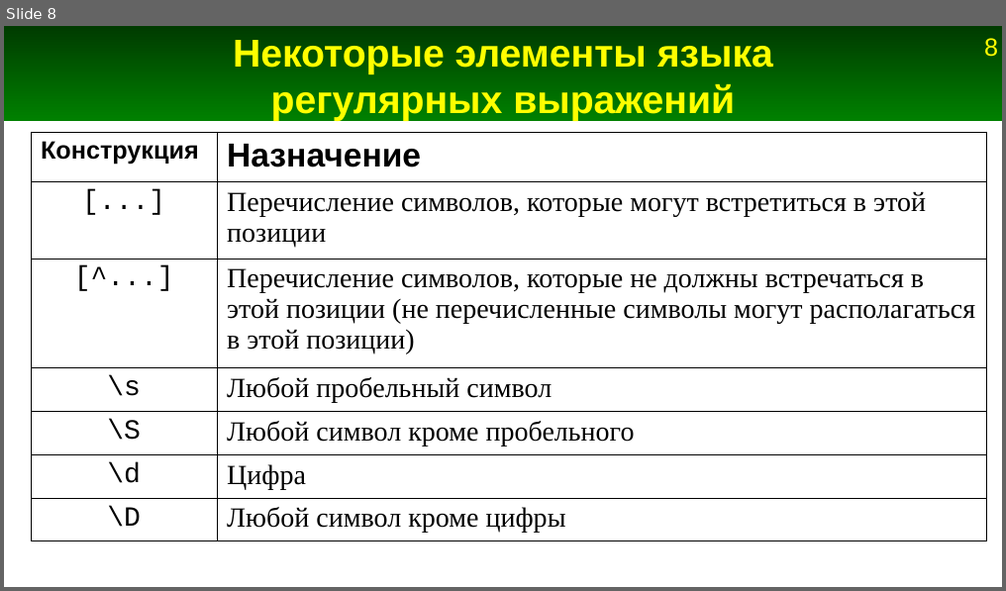
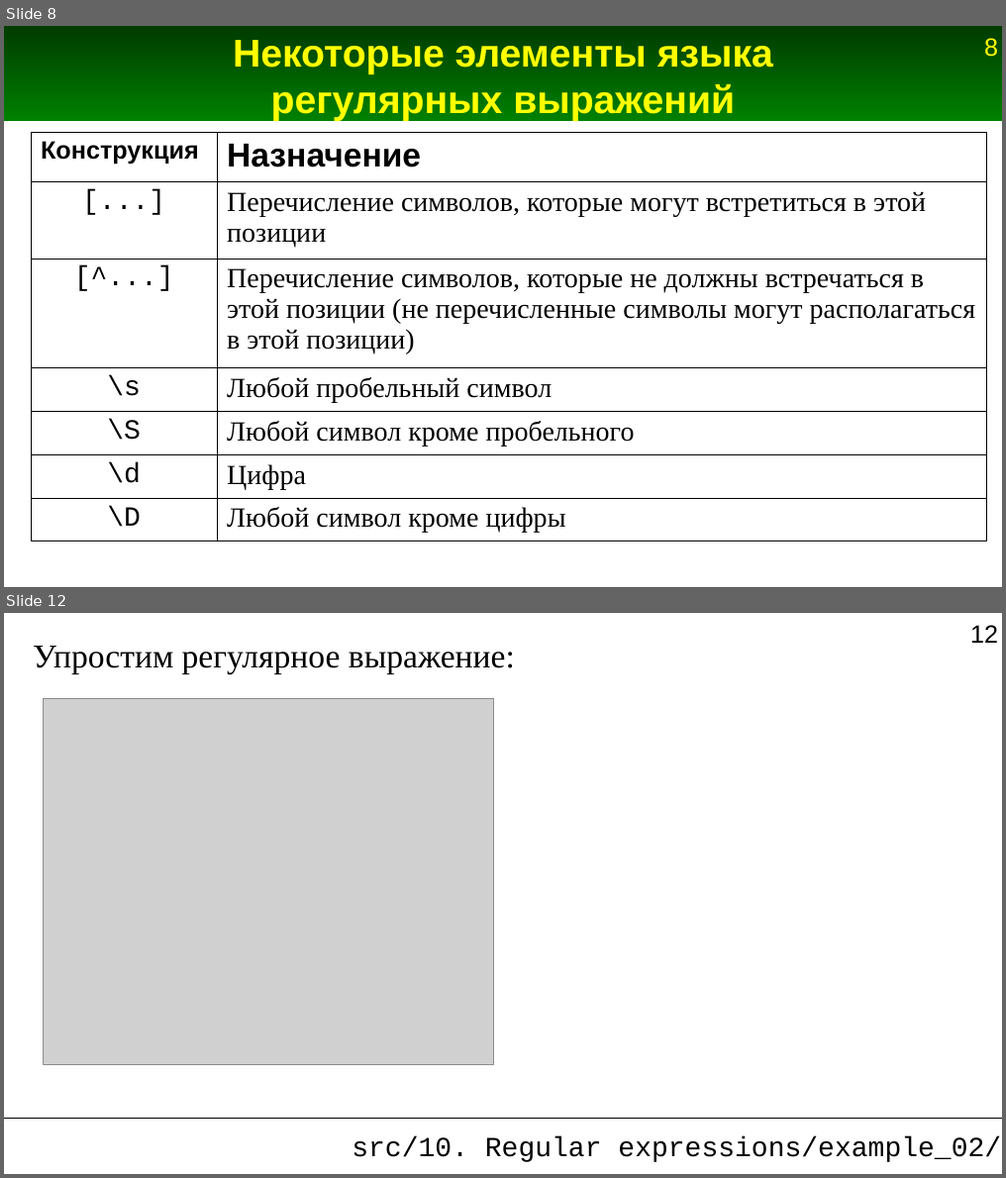
Before and after one commit to Jenyay/python-lectures, a slide deck: presentations/10. Regular expressions.odp. Shown one above the other, each under a label of ours: slide 8 before the commit, slides 8 and 12 after it; the slides between them are not shown. The pictures are 1006x591 and 1006x1178 pixels, drawn with LibreOffice and Linux fonts; fonts in the diff are those of the drawing; grey boxes stand for pictures. Boxes give left, top, right and bottom in pixels: in the first picture for what was removed or moved away, otherwise in the second. Text is boxed around its words. In the diff, an @@ line names an element or a change of style, - is before the commit and + after.

```diff
--- a/presentations/10. Regular expressions.odp
+++ b/presentations/10. Regular expressions.odp
@@ slide 12 added at [4, 613, 1002, 1174], background #FFFFFF; not listed: 1 template element that a slide beside it also shows @@
@@ text added at [33, 646, 515, 674], 24 pt, text #000000 @@
+Упростим регулярное выражение:
@@ picture added at [43, 699, 493, 1065] @@
@@ line added from (4, 1118) to (1002, 1118), #000000 0 pt @@
@@ title added at [351, 1138, 1001, 1162], 20 pt, text #000000 @@
+src/10. Regular expressions/example_02/
```
Also in this commit, not shown: 23 other slides added, 1 slide removed, 9 other files.
